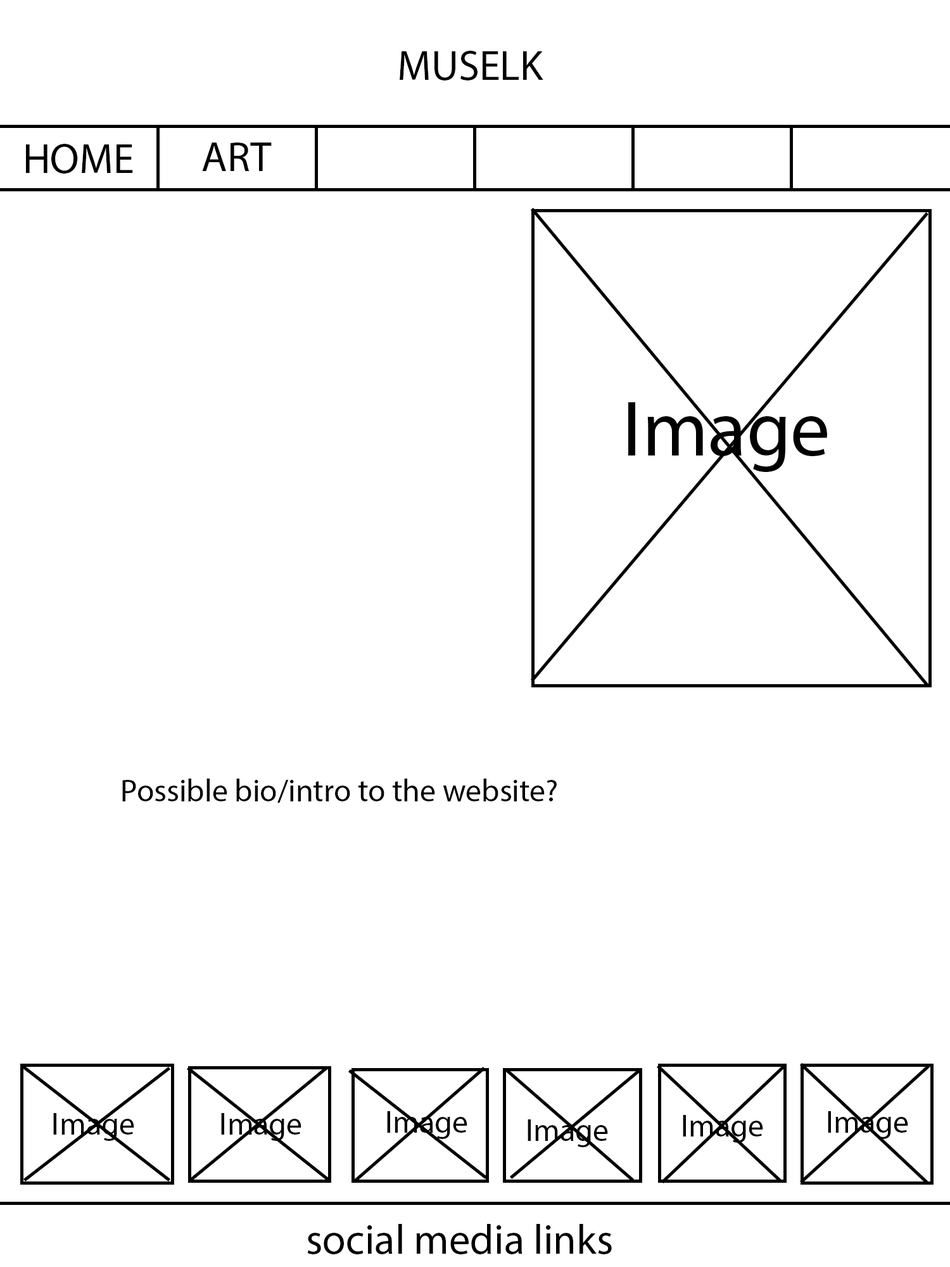
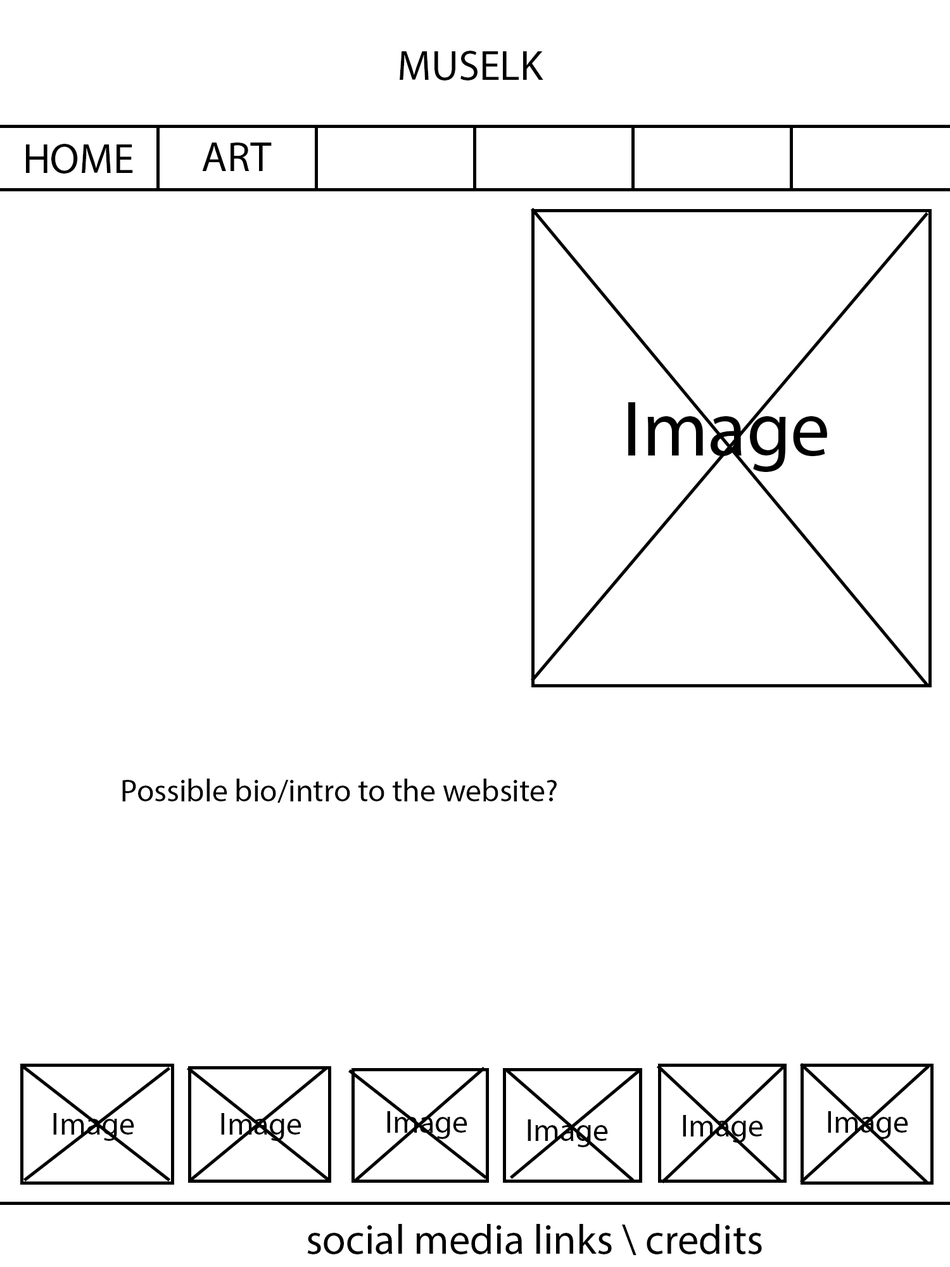
Layered file, before and after one edit (950 × 1267). Changes by layer:
painted on "cross 6" over [656, 1065, 784, 1151]
painted on "cross 5" over [506, 1070, 605, 1179]
renamed "social media links" to "social media links \ credits", painted on it over [621, 1223, 762, 1256]
